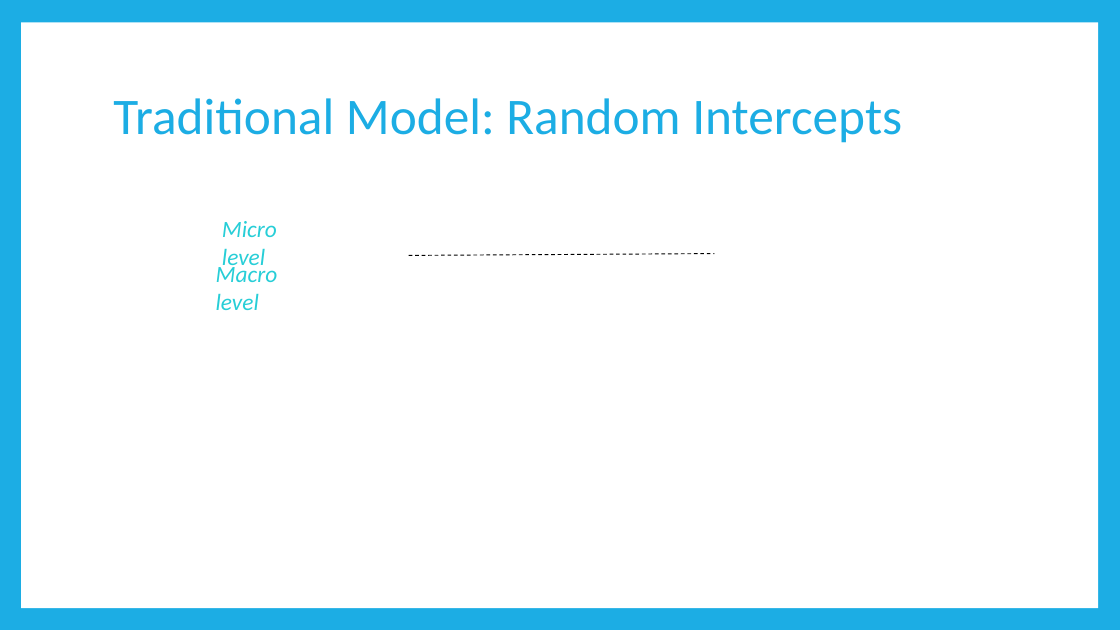
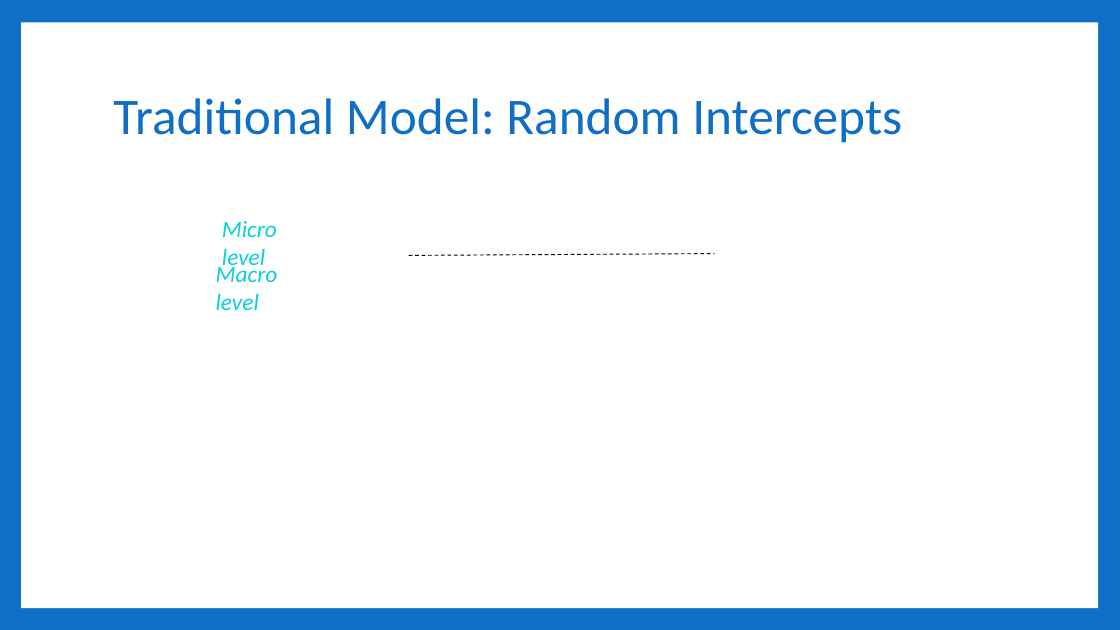
Before and after one commit to RandiLGarcia/smith-r-workshop, a slide deck: slide 35 of docs/Day 3 Slides.pptx. Drawn at 1120x630 pixels with LibreOffice and Linux fonts; fonts in the diff are those of the drawing; grey boxes stand for pictures. Boxes give left, top, right and bottom in pixels: in the first picture for what was removed or moved away, otherwise in the second. Text is boxed around its words. In the diff, an @@ line names an element or a change of style, - is before the commit and + after.

```diff
--- a/docs/Day 3 Slides.pptx
+++ b/docs/Day 3 Slides.pptx
@@ background #1CADE4 to #0F6FC6 @@
@@ title "Traditional Model: Random Intercepts" at box(113, 98, 902, 143): text colour #1CADE4 to #0F6FC6 @@
@@ text "Micro level" at box(222, 221, 277, 272): text colour #27CED7 to #0BD0D9 @@
@@ text "Macro level" at box(216, 263, 278, 310): text colour #27CED7 to #0BD0D9 @@
```
Also in this commit, not shown: 62 other slides changed, 60 slides added, 4 other files.
